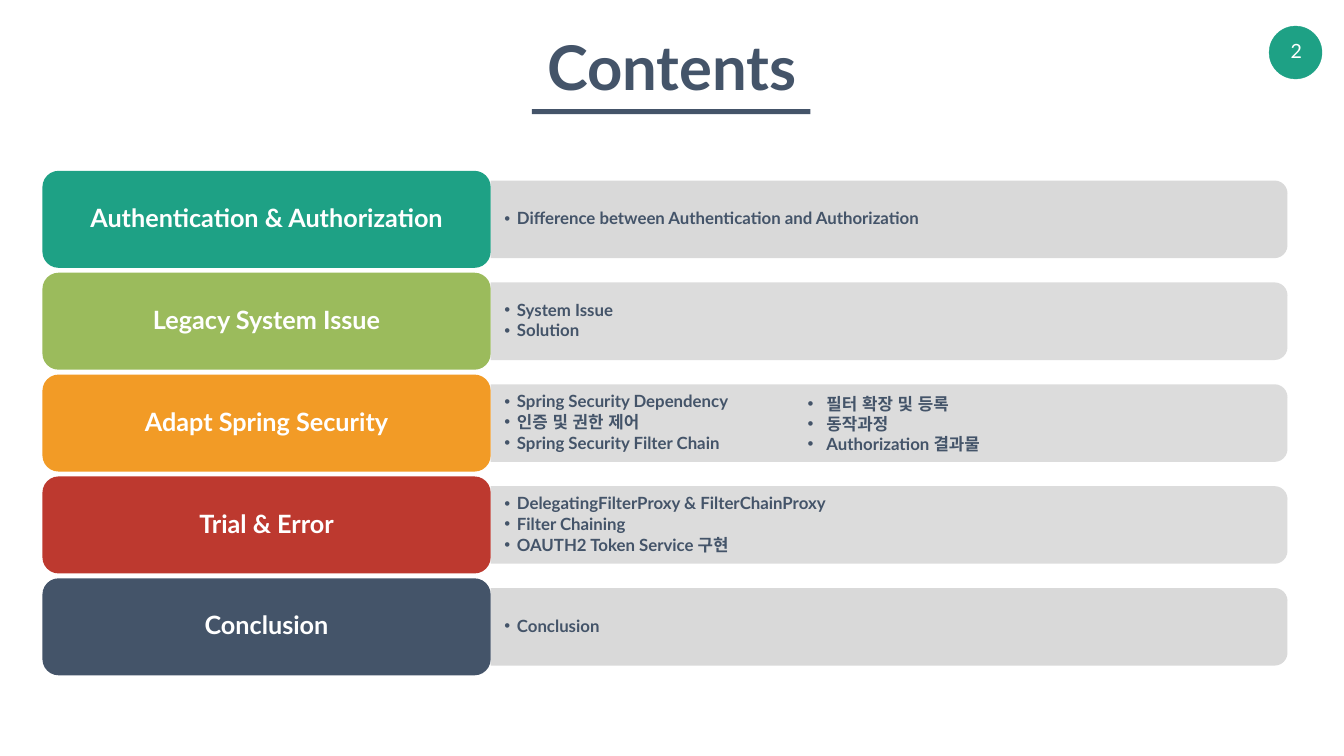
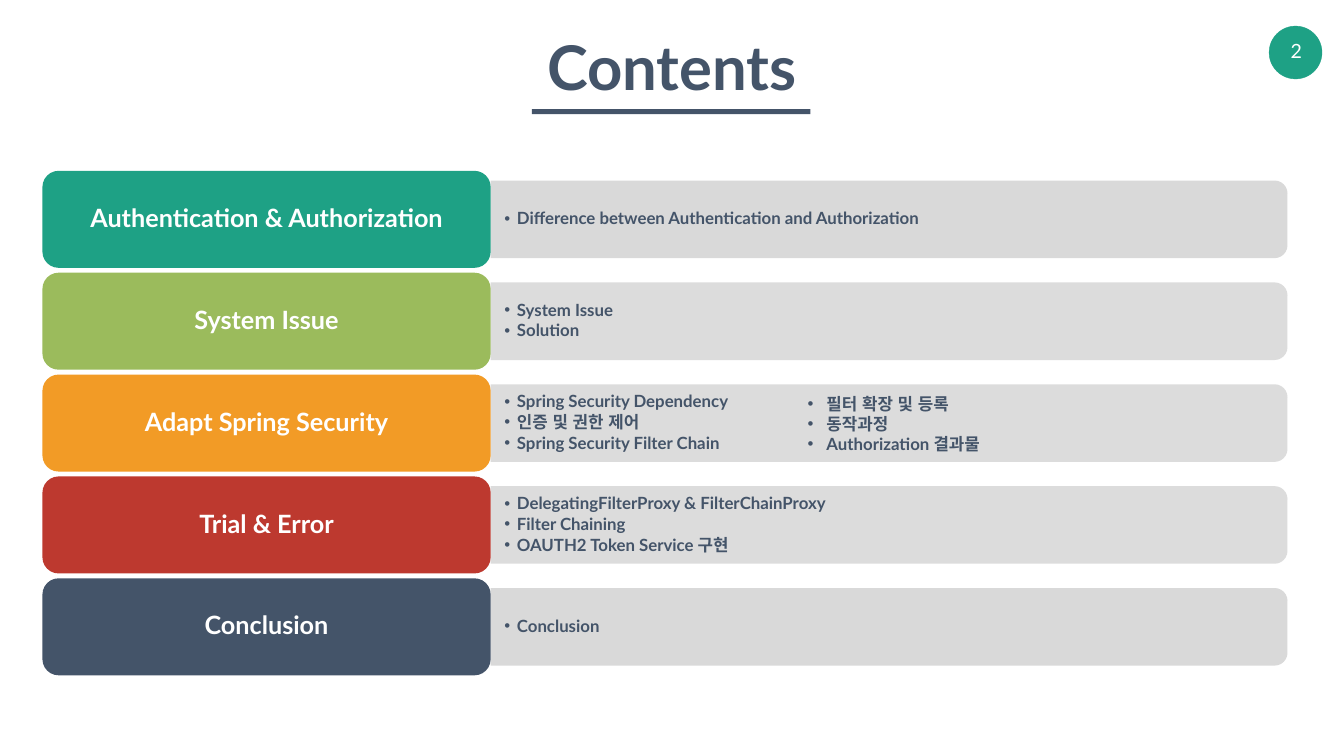
Before and after one commit to boostcamp2-gavas/reservation-system, a slide deck: slide 2 of docs/Spring Security_각자바스_발표자료.pptx. Drawn at 1344x756 pixels with LibreOffice and Linux fonts; fonts in the diff are those of the drawing. Boxes give left, top, right and bottom in pixels: in the first picture for what was removed or moved away, otherwise in the second. Text is boxed around its words. In the diff, an @@ line names an element or a change of style, - is before the commit and + after.

```diff
--- a/docs/Spring Security_각자바스_발표자료.pptx
+++ b/docs/Spring Security_각자바스_발표자료.pptx
@@ text at <box>194,310,339,333</box>: text changed @@
-Legacy System Issue
+System Issue
```
Also in this commit, not shown: 13 other slides changed.
